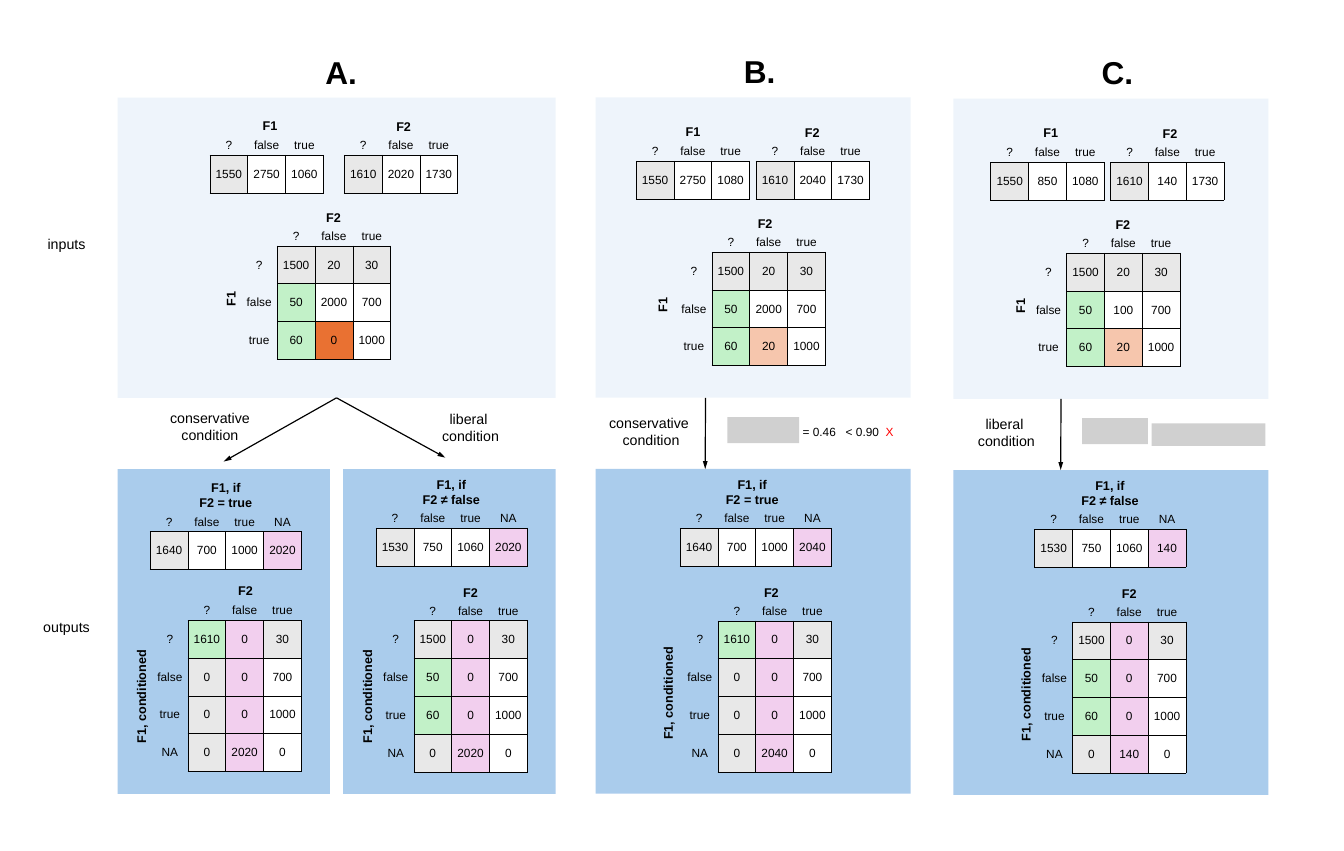
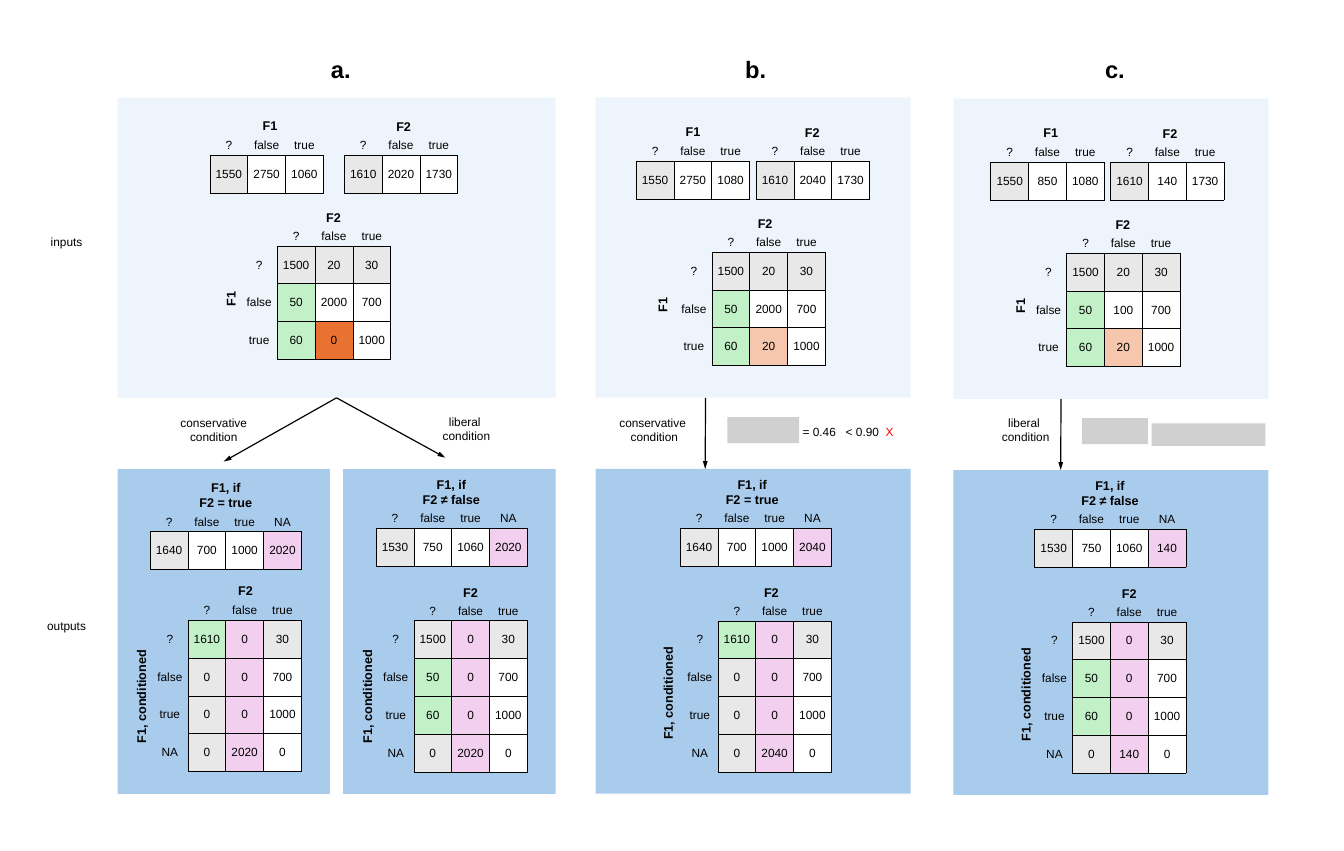
Before and after one commit to annagraff/crossling-curated, a slide deck: slide 1 of plots/Fig3 conditioning.pptx. Drawn at 1344x851 pixels with LibreOffice and Linux fonts; fonts in the diff are those of the drawing; grey boxes stand for pictures. Boxes give left, top, right and bottom in pixels: in the first picture for what was removed or moved away, otherwise in the second. Text is boxed around its words. In the diff, an @@ line names an element or a change of style, - is before the commit and + after.

```diff
--- a/plots/Fig3 conditioning.pptx
+++ b/plots/Fig3 conditioning.pptx
@@ text at (331,65,351,79): text changed; size 40 to 30 pt @@
-A.
+a.
@@ text at (745,60,766,79): text changed; size 40 to 30 pt @@
-B.
+b.
@@ text at (1105,65,1125,79): text changed; size 40 to 30 pt @@
-C.
+c.
@@ text "conservative": place and size @@
-text "conservative" at (609,417,689,445)
+text "conservative" at (619,418,685,441)
@@ size 18 to 15 pt in 6 elements at (51,237,83,249), (47,622,86,632), (180,418,246,441), (443,417,490,440), (619,418,685,441), (1002,418,1049,441) @@
@@ text "liberal": place and size @@
-text "liberal" at (978,418,1035,446)
+text "liberal" at (1002,418,1049,441)
```
Also in this commit, not shown: 16 other files.
